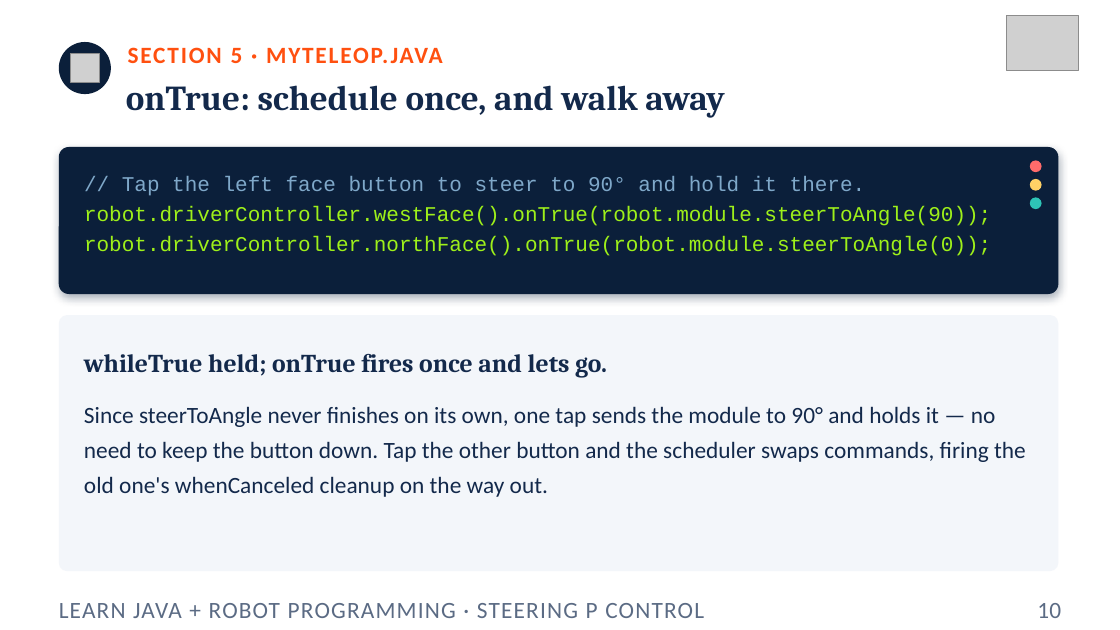
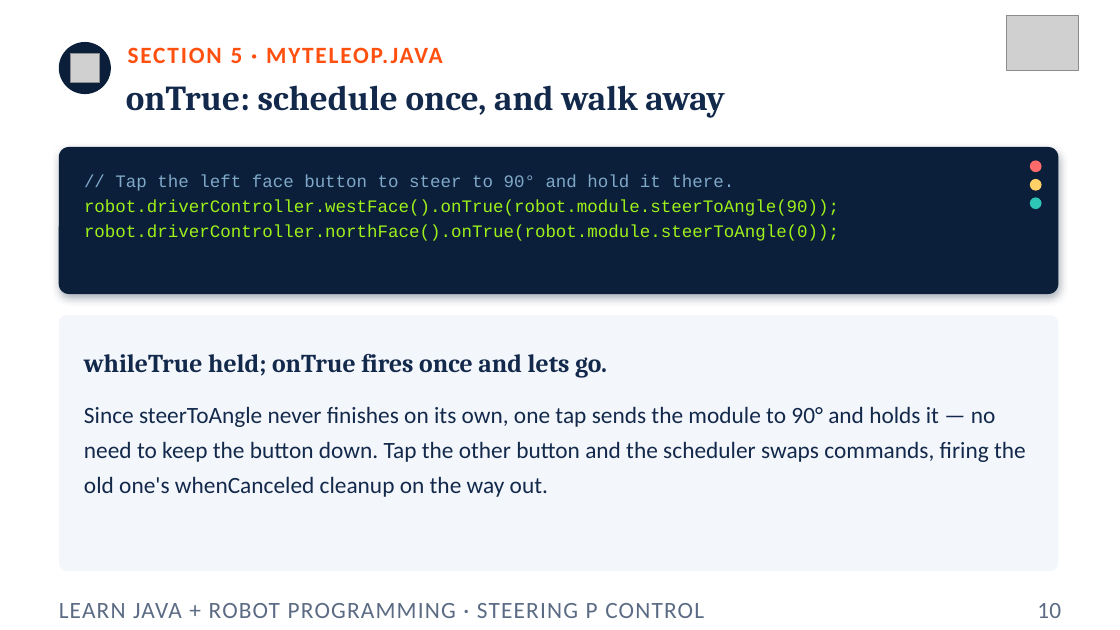
Before and after one commit to FRC5010/BasicRobotLessons, a slide deck: slide 10 of docs/presentations/v3/05-steering-p-control.pptx. Drawn at 1120x630 pixels with LibreOffice and Linux fonts; fonts in the diff are those of the drawing; grey boxes stand for pictures. Boxes give left, top, right and bottom in pixels: in the first picture for what was removed or moved away, otherwise in the second. Text is boxed around its words. In the diff, an @@ line names an element or a change of style, - is before the commit and + after.

```diff
--- a/docs/presentations/v3/05-steering-p-control.pptx
+++ b/docs/presentations/v3/05-steering-p-control.pptx
@@ text "// Tap the left face ..." at (84, 175, 839, 241): size 18 to 15 pt @@
```
Also in this commit, not shown: 4 other slides changed, 11 other files.
